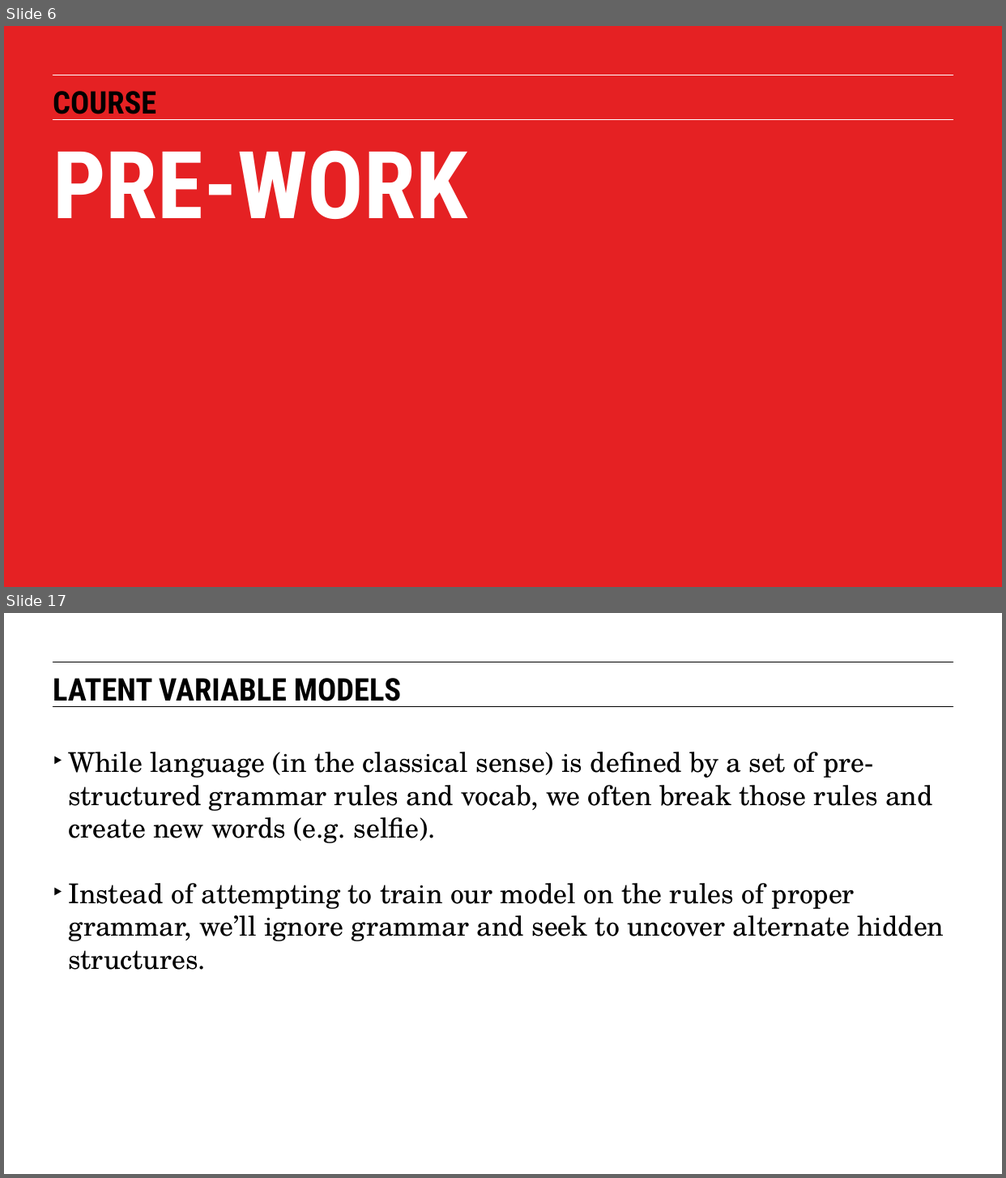
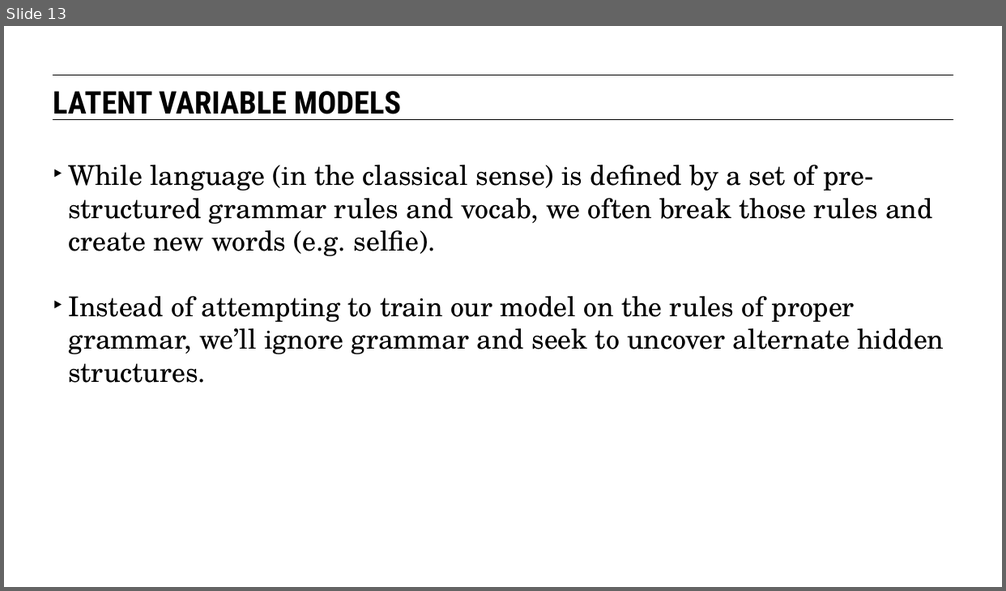
Before and after one commit to matanefron/data-sets, a slide deck: lessons/lesson-12/12-latent-variables-and-natural-language-processing.pptx. Shown one above the other, each under a label of ours: slides 6 and 17 before the commit, slide 13 after it; the slides between them are not shown. The pictures are 1006x1178 and 1006x591 pixels, drawn with LibreOffice and Linux fonts; fonts in the diff are those of the drawing. Boxes give left, top, right and bottom in pixels: in the first picture for what was removed or moved away, otherwise in the second. Text is boxed around its words. In the diff, an @@ line names an element or a change of style, - is before the commit and + after.

```diff
--- a/lessons/lesson-12/12-latent-variables-and-natural-language-processing.pptx
+++ b/lessons/lesson-12/12-latent-variables-and-natural-language-processing.pptx
@@ slide 6 removed at (4,26,1002,587), background #E52123; not listed: 2 template elements that a slide beside it also shows @@
@@ line removed from (53, 75) to (953, 75) @@
@@ text removed at (53,91,156,120) @@
-COURSE
@@ line removed from (53, 119) to (953, 119) @@
@@ text removed at (53,150,467,219) @@
-PRE-WORK
@@ what was slide 17 is now slide 13 @@
```
Also in this commit, not shown: 12 slides changed, 3 other slides removed.
